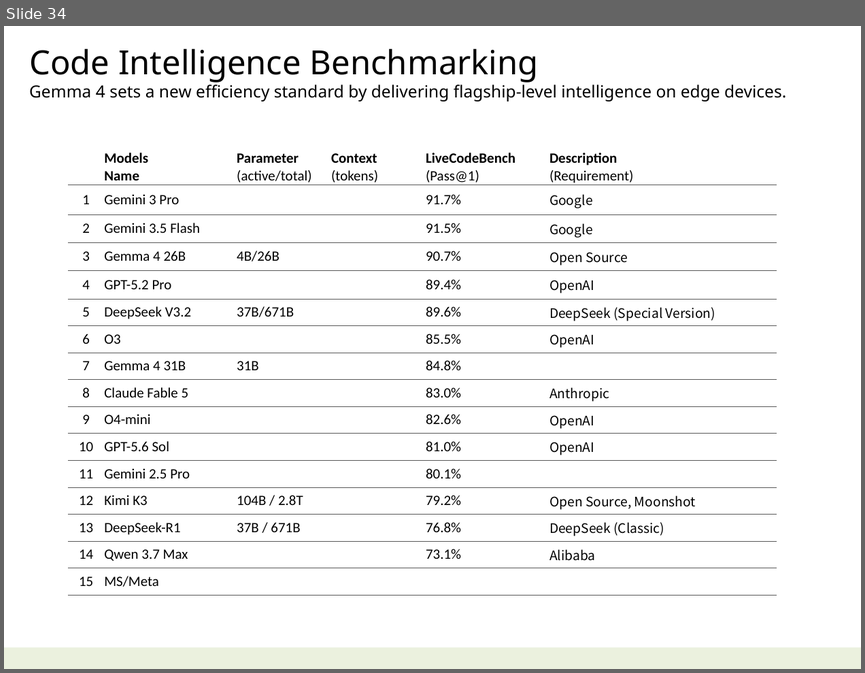
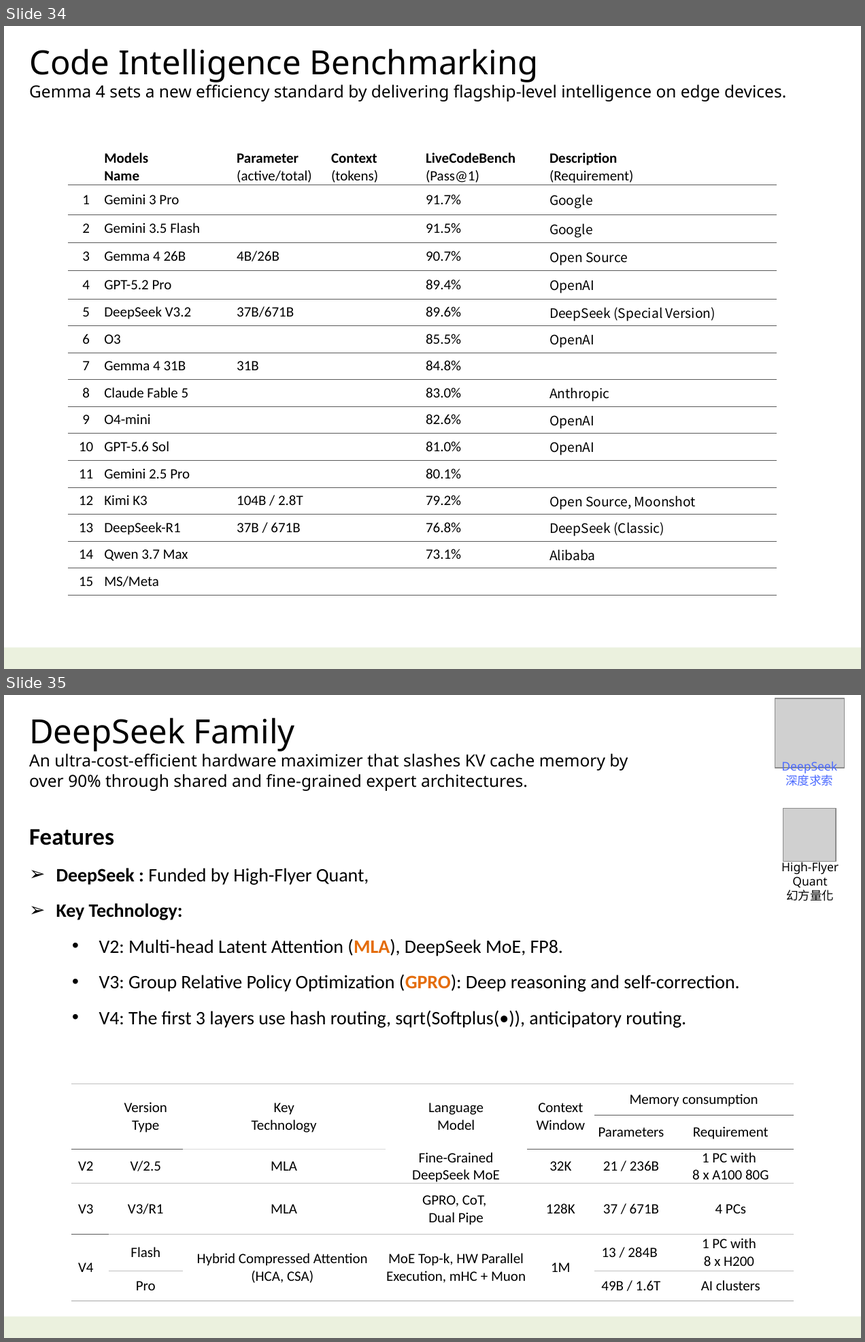
Before and after one commit to navibator/crazy-ai, a slide deck: ai.pptx. Shown one above the other, each under a label of ours: slide 34 before the commit, slides 34 and 35 after it. The pictures are 865x673 and 865x1342 pixels, drawn with LibreOffice and Linux fonts; fonts in the diff are those of the drawing; grey boxes stand for pictures. Boxes give left, top, right and bottom in pixels: in the first picture for what was removed or moved away, otherwise in the second. Text is boxed around its words. In the diff, an @@ line names an element or a change of style, - is before the commit and + after.

```diff
--- a/ai.pptx
+++ b/ai.pptx
@@ slide 35 added at [4,695,861,1338], background #FFFFFF; not listed: 1 template element that a slide beside it also shows @@
@@ picture added at [774,698,844,768] @@
@@ text added at [29,717,628,791], 14 pt, text #000000 @@
+DeepSeek Family
+An ultra-cost-efficient hardware maximizer that slashes KV cache memory by over 90% through shared and fine-grained expert architectures.
@@ text added at [781,762,837,786], 10 pt, text #4C6BFF @@
+DeepSeek
+深度求索
@@ picture added at [783,808,836,861] @@
@@ text added at [29,829,739,1028], 16 pt, text #000000 @@
+Features
+➢ DeepSeek : Funded by High-Flyer Quant,
+➢ Key Technology:
+  • V2: Multi-head Latent Attention (MLA), DeepSeek MoE, FP8.
+  • V3: Group Relative Policy Optimization (GPRO): Deep reasoning and self-correction.
+  • V4: The first 3 layers use hash routing, sqrt(Softplus(•)), anticipatory routing.
@@ text added at [781,860,838,901], 10 pt, text #000000 @@
+High-Flyer
+Quant
+幻方量化
@@ table added at [72,1084,793,1293], 6 rows, 7 columns @@
+ | Version / Type | Key / Technology | Language / Model | Context / Window | Memory consumption | 
+ |  |  |  |  | Parameters | Requirement
+V2 | V/2.5 | MLA | Fine-Grained / DeepSeek MoE | 32K | 21 / 236B | 1 PC with / 8 x A100 80G
+V3 | V3/R1 | MLA | GPRO, CoT, / Dual Pipe | 128K | 37 / 671B | 4 PCs
+V4 | Flash | Hybrid Compressed Attention / (HCA, CSA) | MoE Top-k, HW Parallel Execution, mHC + Muon | 1M | 13 / 284B | 1 PC with / 8 x H200
+ | Pro |  |  |  | 49B / 1.6T | AI clusters
```
Also in this commit, not shown: 3 slides changed.
